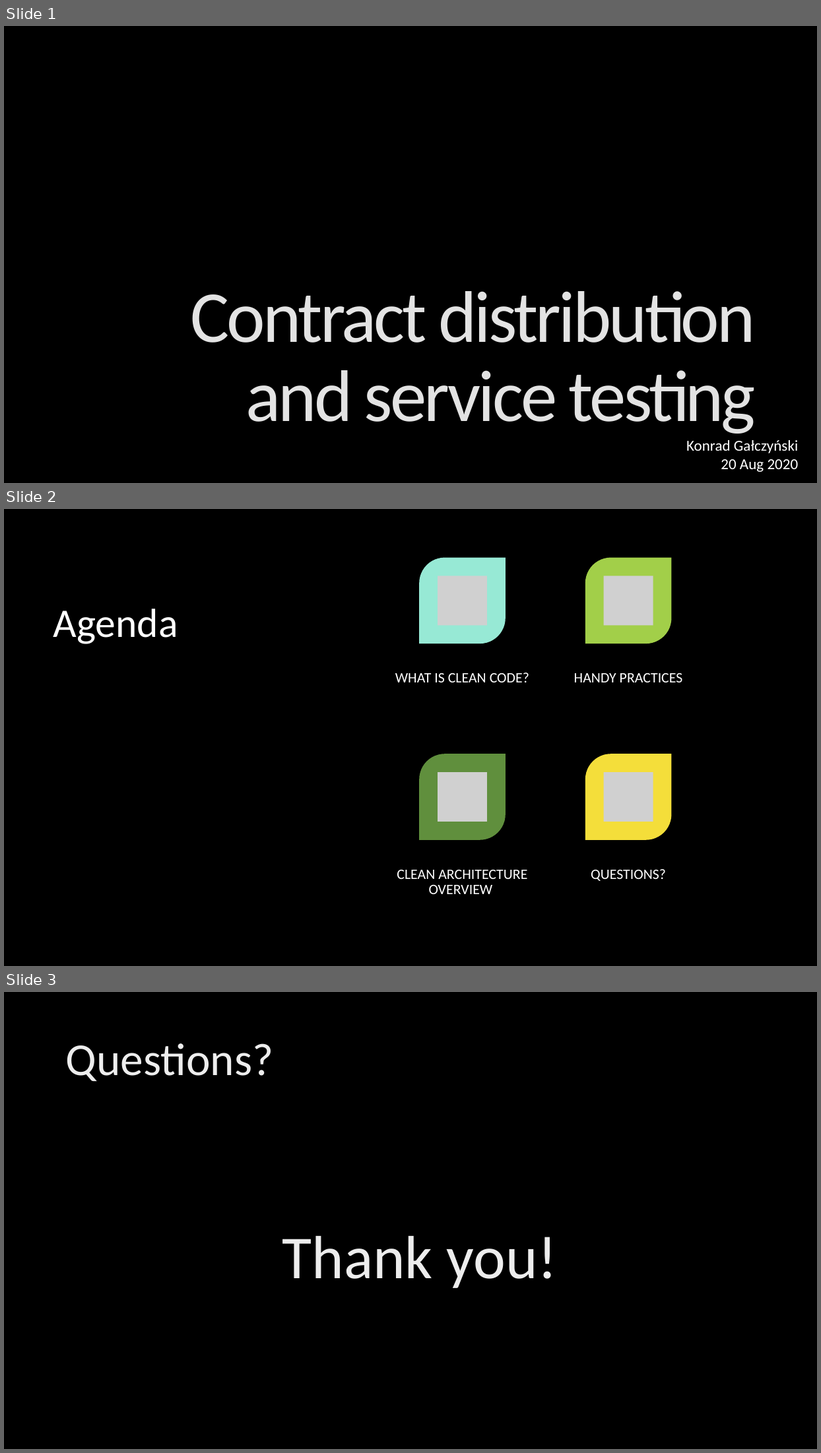
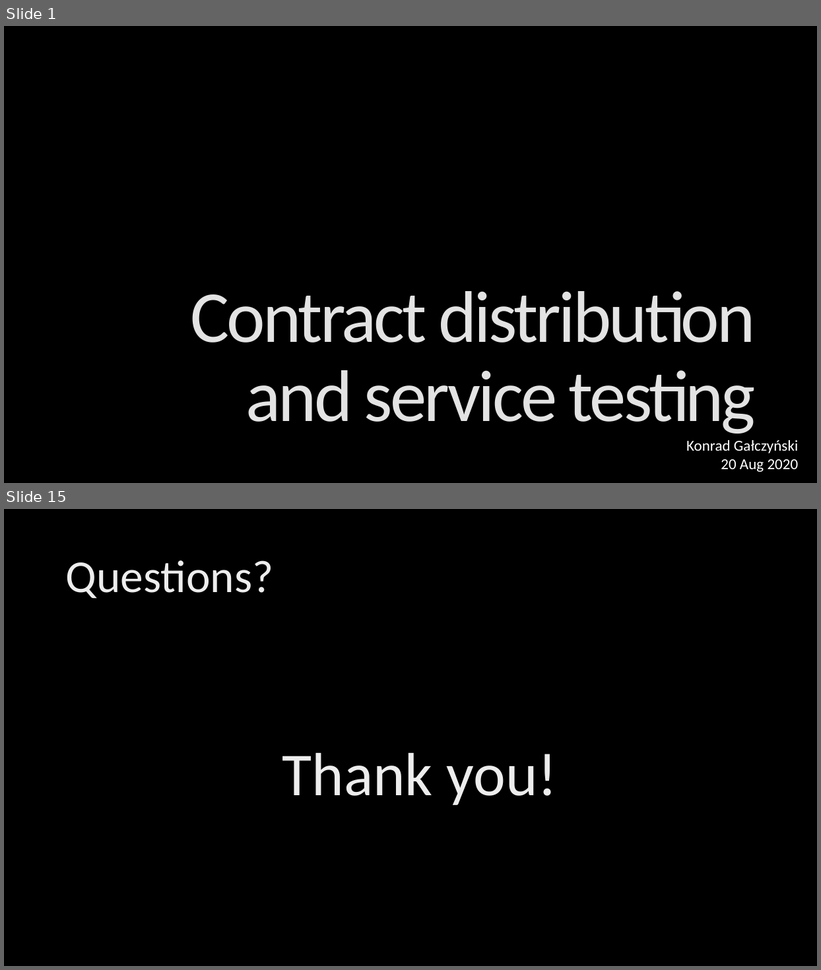
Before and after one commit to KonradGalczynski/Learning, a slide deck: ContractDistribution/ContractDistribution.pptx. Shown one above the other, each under a label of ours: slides 1, 2 and 3 before the commit, slides 1 and 15 after it; the slides between them are not shown. The pictures are 821x1453 and 821x970 pixels, drawn with LibreOffice and Linux fonts; fonts in the diff are those of the drawing; grey boxes stand for pictures; background and template pictures are left out. Boxes give left, top, right and bottom in pixels: in the first picture for what was removed or moved away, otherwise in the second. Text is boxed around its words. In the diff, an @@ line names an element or a change of style, - is before the commit and + after.

```diff
--- a/ContractDistribution/ContractDistribution.pptx
+++ b/ContractDistribution/ContractDistribution.pptx
@@ slide 2 removed at bbox=[4, 509, 817, 966], background picture (left out) @@
@@ rectangle removed at bbox=[4, 509, 275, 966] @@
@@ rectangle removed at bbox=[275, 509, 817, 966] @@
@@ title removed at bbox=[54, 609, 178, 644] @@
-Agenda
@@ group removed at bbox=[395, 558, 683, 894]: 4 round diag rects, 4 pictures, 4 texts @@
-WHAT IS CLEAN CODE?
-HANDY PRACTICES
-CLEAN ARCHITECTURE OVERVIEW
-QUESTIONS?
@@ what was slide 3 is now slide 15 @@
```
Also in this commit, not shown: 14 slides added, 1 other slide removed.
